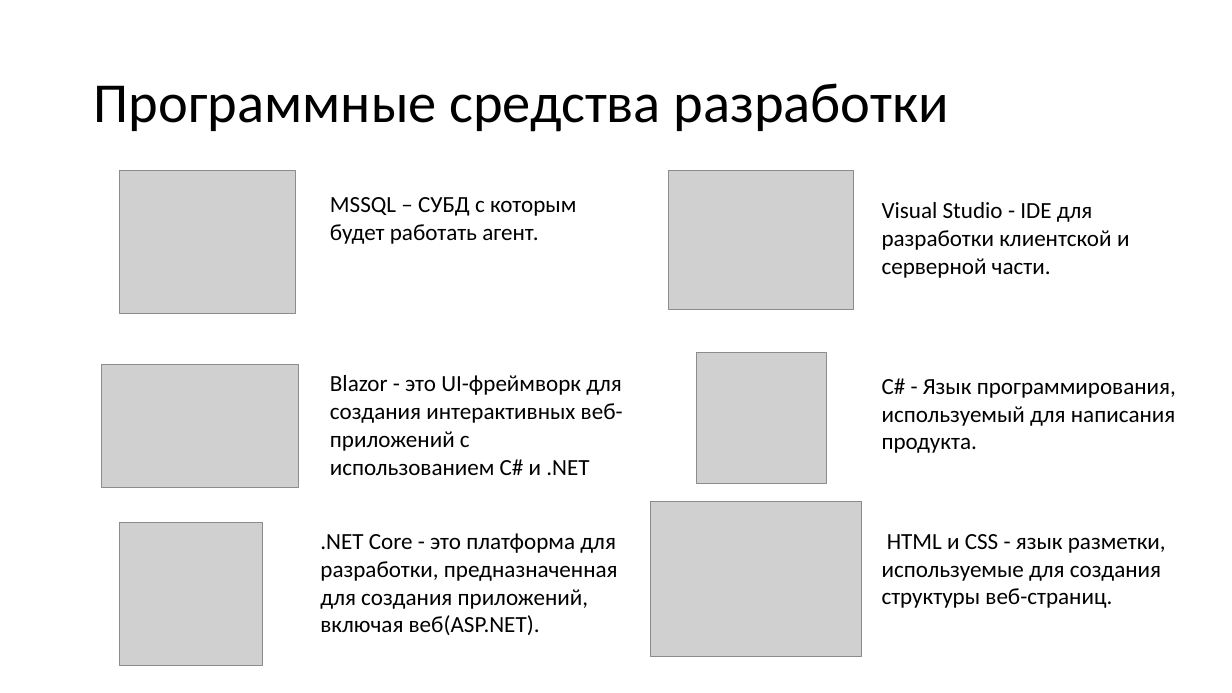
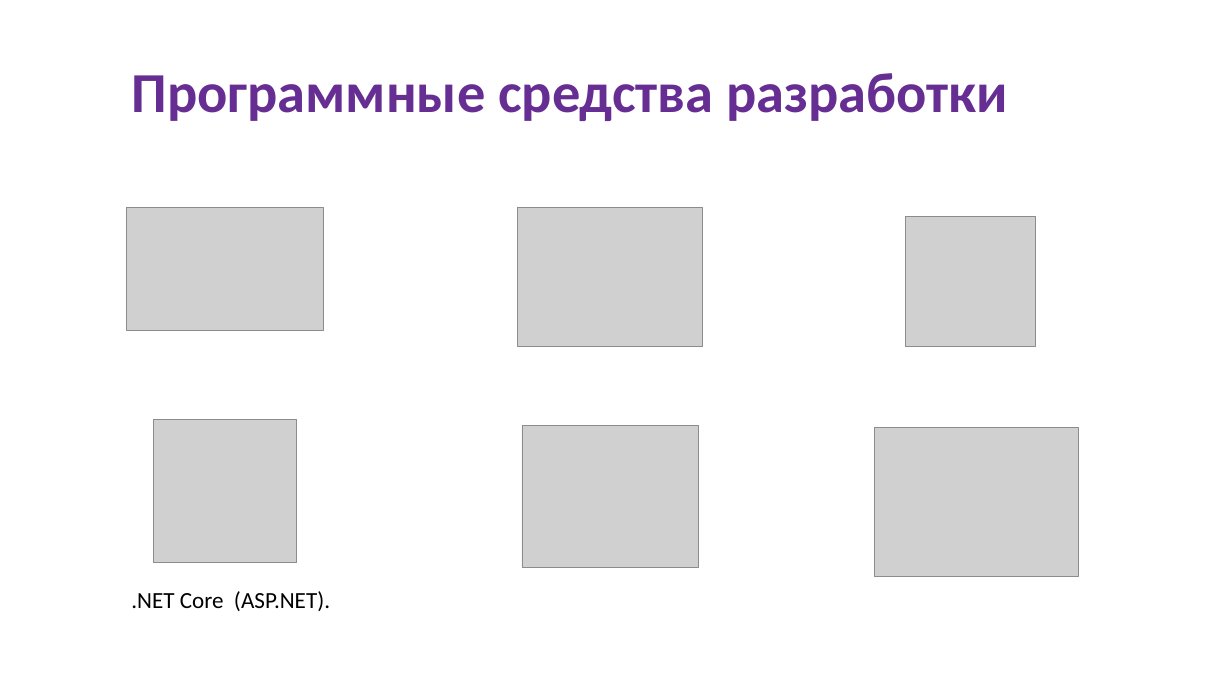
Before and after one commit to Hansola1/VKI, a slide deck: slide 5 of Диплом/Бородина_Анастасия_Владимировна_2207Д2.pptx. Drawn at 1232x693 pixels with LibreOffice and Linux fonts; fonts in the diff are those of the drawing; grey boxes stand for pictures. Boxes give left, top, right and bottom in pixels: in the first picture for what was removed or moved away, otherwise in the second. Text is boxed around its words. In the diff, an @@ line names an element or a change of style, - is before the commit and + after.

```diff
--- a/Диплом/Бородина_Анастасия_Владимировна_2207Д2.pptx
+++ b/Диплом/Бородина_Анастасия_Владимировна_2207Д2.pptx
@@ background #FFFFFF to gradient #F6F8FC to #FFFFFF @@
@@ title "Программные средства разработки": place and size @@
-title "Программные средства разработки" at (94,83,949,132)
+title "Программные средства разработки" at (132,73,1008,121)
@@ title "Программные средства разработки" at (132,73,1008,121): text colour #000000 to #662E93, bold on @@
@@ picture: place and size @@
-picture at (102,364,299,487)
+picture at (127,208,323,331)
@@ text removed at (330,197,576,244) @@
-MSSQL – СУБД с которым будет работать агент.
@@ picture: place and size @@
-picture at (669,171,854,310)
+picture at (518,208,702,347)
@@ text removed at (882,202,1129,278) @@
-Visual Studio - IDE для разработки клиентской и серверной части.
@@ picture: place and size @@
-picture at (696,353,826,483)
+picture at (906,216,1036,347)
@@ text removed at (330,375,623,475) @@
-Blazor - это UI-фреймворк для создания интерактивных веб-приложений с использованием C# и .NET
@@ text removed at (882,378,1176,453) @@
-C# - Язык программирования, используемый для написания продукта.
@@ picture: place and size @@
-picture at (119,522,262,665)
+picture at (153,420,297,563)
@@ picture: place and size @@
-picture at (119,171,296,313)
+picture at (522,425,699,567)
@@ picture: place and size @@
-picture at (651,502,862,656)
+picture at (875,428,1080,577)
@@ text removed at (882,534,1166,608) @@
-HTML и CSS - язык разметки, используемые для создания структуры веб-страниц.
@@ text at (131,591,330,611): text changed @@
-.NET Core - это платформа для разработки, предназначенная для создания приложений, включая веб(ASP.NET).
+.NET Core (ASP.NET).
```
Also in this commit, not shown: 5 other slides changed, 1 slide added, 1 slide removed, 1 other file.
